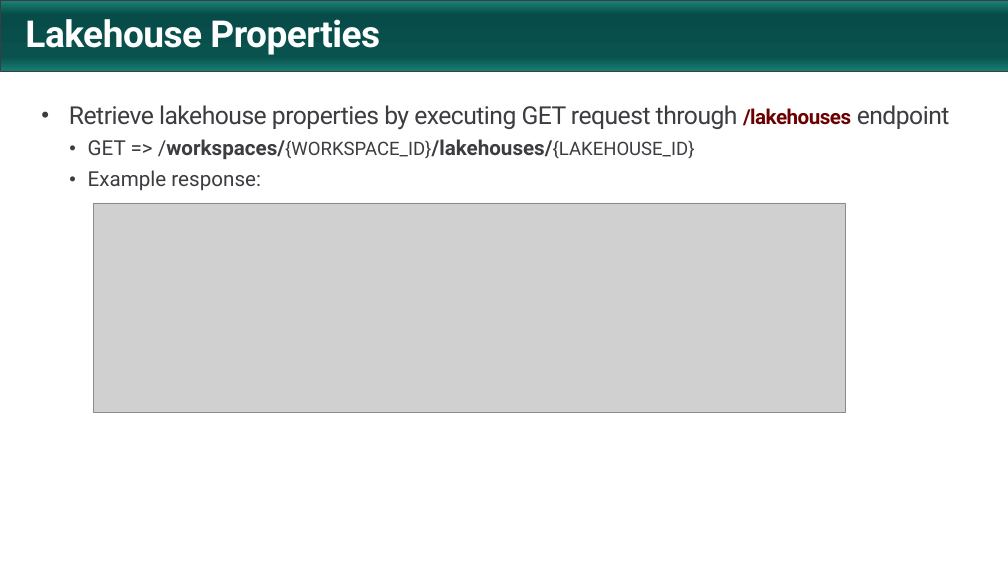
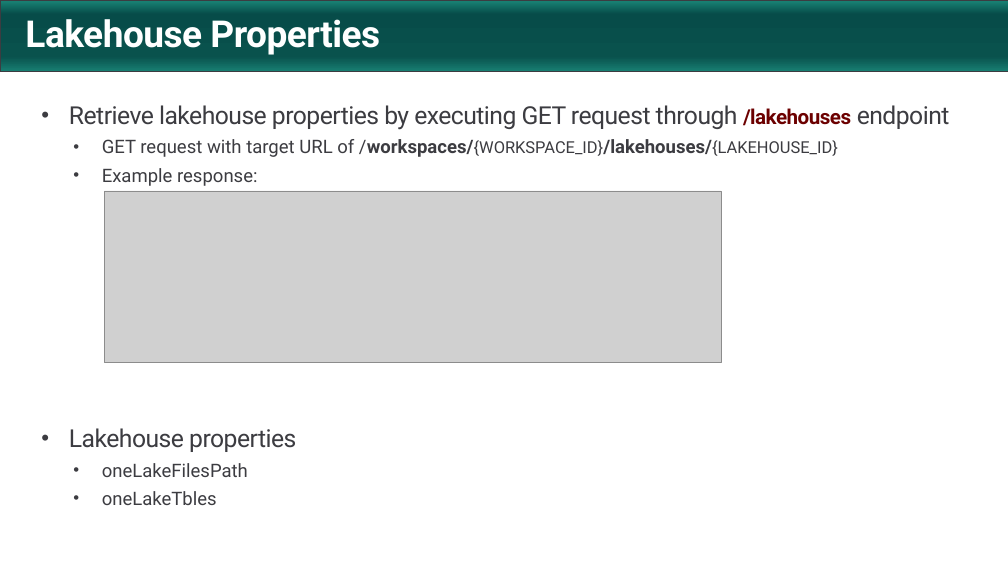
Before and after one commit to PowerBiDevCamp/FabricUserApiDemo, a slide deck: slide 41 of Getting Started.pptx (slide 36 before the commit). Drawn at 1008x567 pixels with LibreOffice and Linux fonts; fonts in the diff are those of the drawing; grey boxes stand for pictures; background and template pictures are left out. Boxes give left, top, right and bottom in pixels: in the first picture for what was removed or moved away, otherwise in the second. Text is boxed around its words. In the diff, an @@ line names an element or a change of style, - is before the commit and + after.

```diff
--- a/Getting Started.pptx
+++ b/Getting Started.pptx
@@ text at [69, 105, 950, 186]: size 20 to 18 pt in "Example response:"; less space between paragraphs; indent changed @@
@@ text at [102, 139, 838, 157]: text changed; size 20 to 18 pt @@
-  • GET => /workspaces/{WORKSPACE_ID}/lakehouses/{LAKEHOUSE_ID}
+  • GET request with target URL of /workspaces/{WORKSPACE_ID}/lakehouses/{LAKEHOUSE_ID}
@@ picture: place and size @@
-picture at [93, 203, 846, 413]
+picture at [105, 191, 721, 363]
@@ text at [69, 428, 296, 505]: paragraphs added @@
+• Lakehouse properties
+  • oneLakeFilesPath
+  • oneLakeTbles
```
Also in this commit, not shown: 47 other slides changed, 10 slides added, 3 slides removed, 54 other files.
